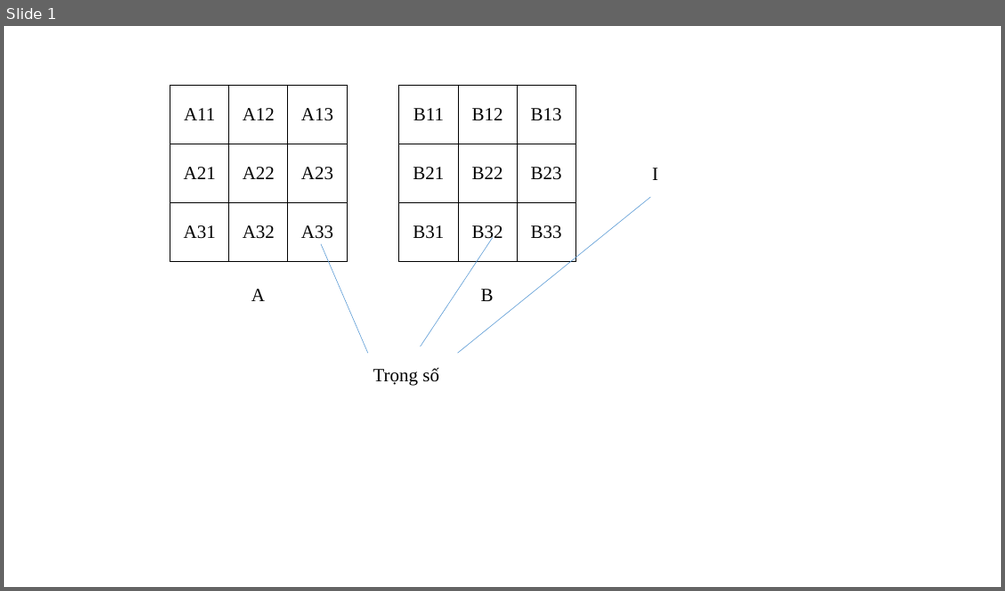
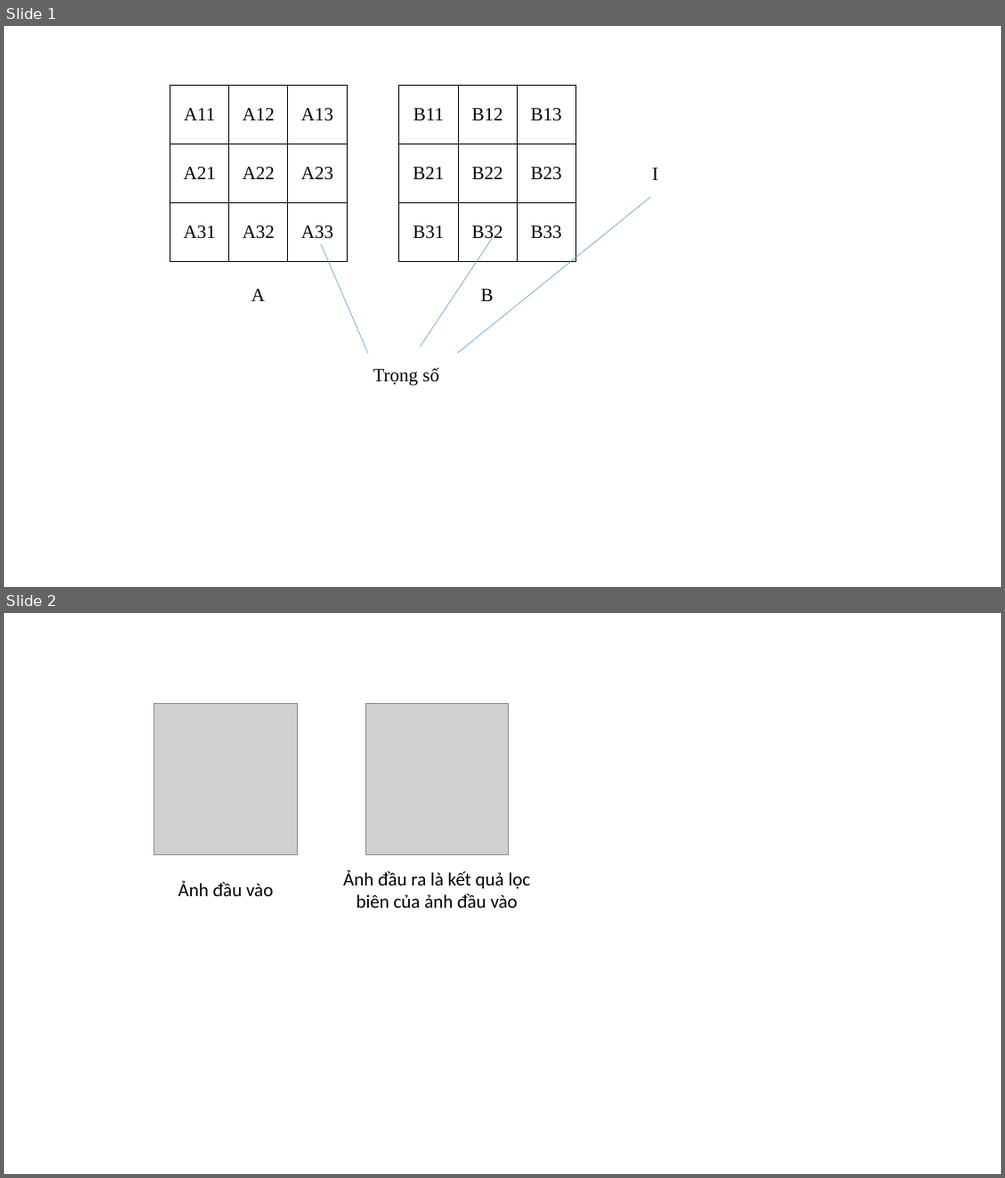
Before and after one commit to Gokycha/DoAnTotNghiep, a slide deck: DoAnTotNghiep/HinhVe.pptx. Shown one above the other, each under a label of ours: slide 1 before the commit, slides 1 and 2 after it. The pictures are 1005x591 and 1005x1178 pixels, drawn with LibreOffice and Linux fonts; fonts in the diff are those of the drawing; grey boxes stand for pictures. Boxes give left, top, right and bottom in pixels: in the first picture for what was removed or moved away, otherwise in the second. Text is boxed around its words. In the diff, an @@ line names an element or a change of style, - is before the commit and + after.

```diff
--- a/DoAnTotNghiep/HinhVe.pptx
+++ b/DoAnTotNghiep/HinhVe.pptx
@@ slide 2 added at [4, 613, 1001, 1174], background #FFFFFF @@
@@ group added at [154, 703, 531, 908]: 2 pictures, 2 texts @@
+Ảnh đầu vào
+Ảnh đầu ra là kết quả lọc biên của ảnh đầu vào
```
Also in this commit, not shown: 1 other file.
